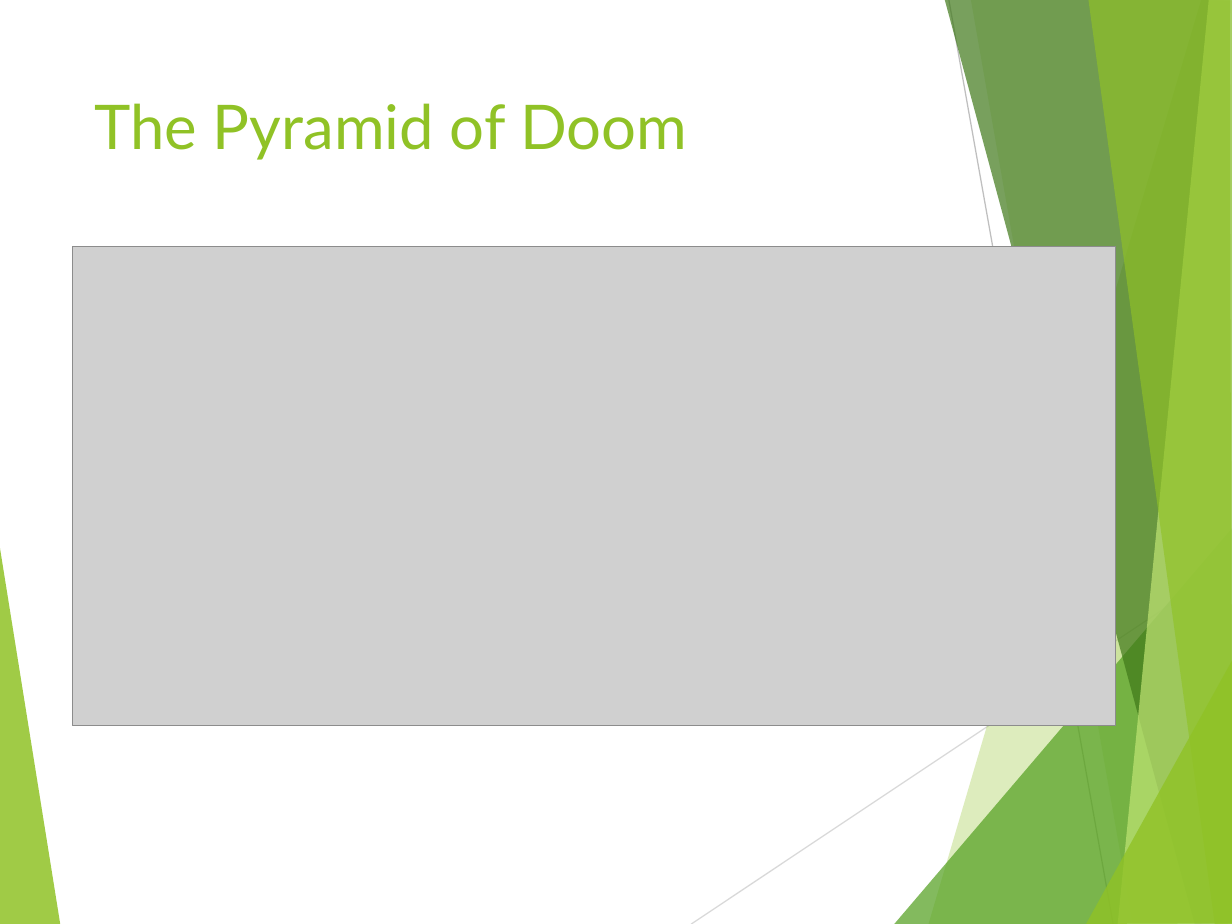
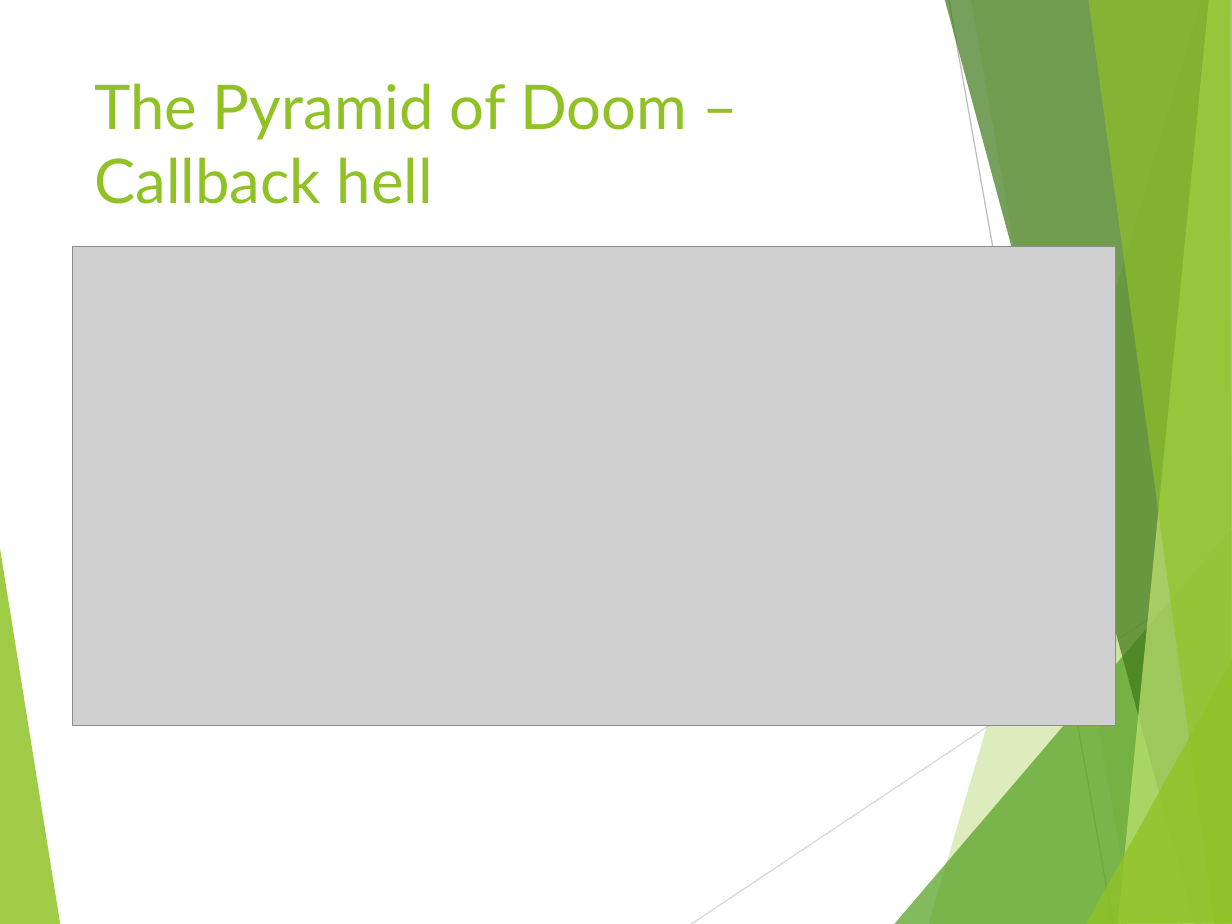
Before and after one commit to tamarstern/MyNodeJSCourse, a slide deck: slide 6 of day1/promises/nodejs_promises.pptx. Drawn at 1232x924 pixels with LibreOffice and Linux fonts; fonts in the diff are those of the drawing; grey boxes stand for pictures. Boxes give left, top, right and bottom in pixels: in the first picture for what was removed or moved away, otherwise in the second. Text is boxed around its words. In the diff, an @@ line names an element or a change of style, - is before the commit and + after.

```diff
--- a/day1/promises/nodejs_promises.pptx
+++ b/day1/promises/nodejs_promises.pptx
@@ title at (x1=94, y1=83, x2=687, y2=204): text changed @@
-The Pyramid of Doom
+The Pyramid of Doom – Callback hell
```
Also in this commit, not shown: 1 other slide changed, 3 slides added, 1 other file.
